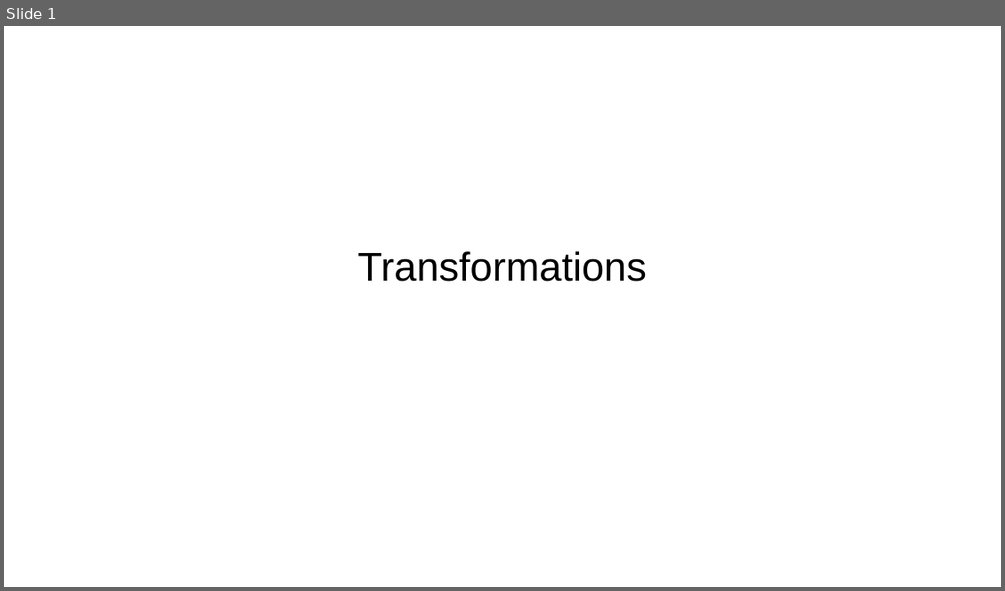
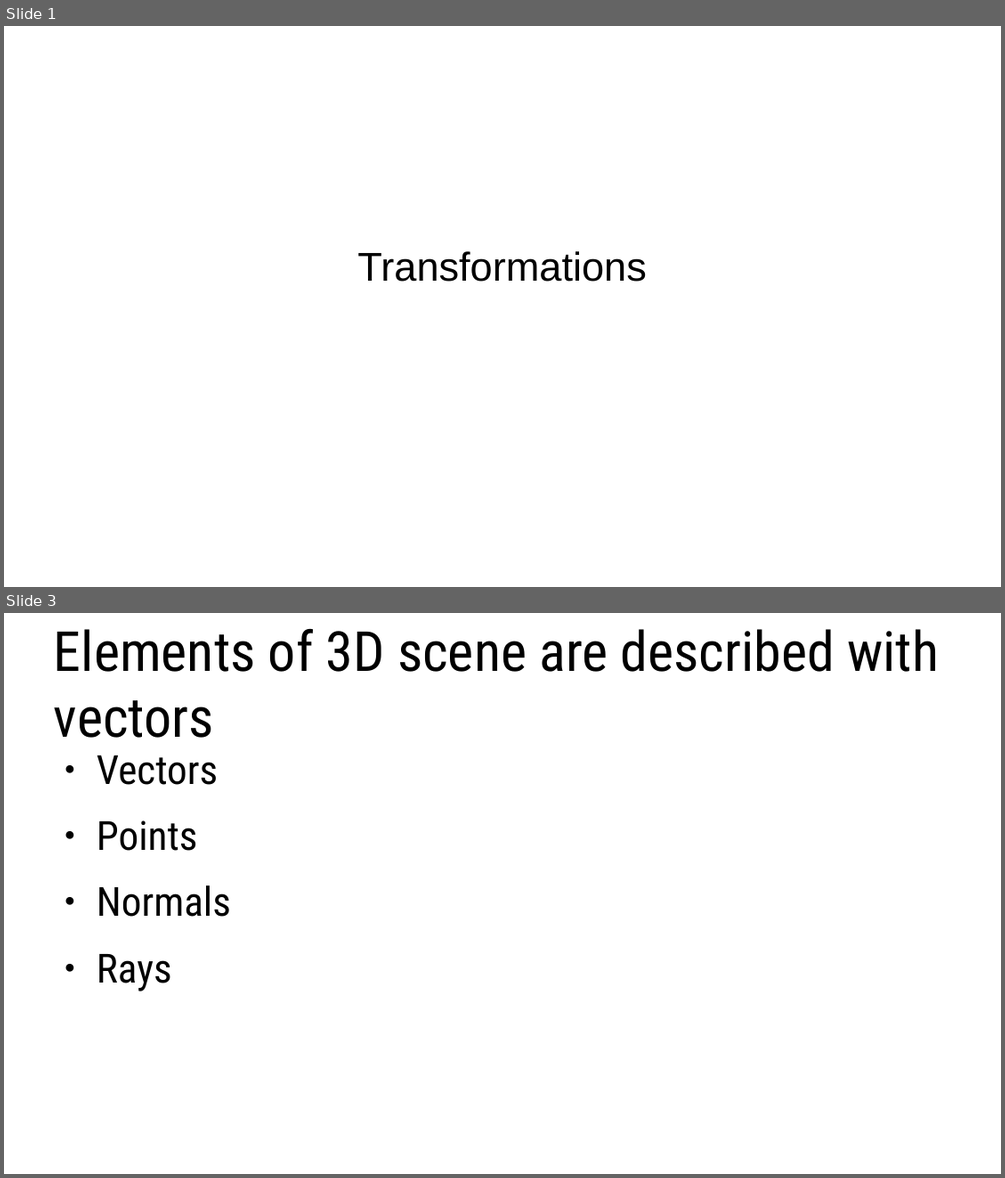
Before and after one commit to lorentzo/IntroductionToComputerGraphics, a slide deck: lectures/3_foundations_3d_scene/3_5_transformations.odp. Shown one above the other, each under a label of ours: slide 1 before the commit, slides 1 and 3 after it; the slides between them are not shown. The pictures are 1005x591 and 1005x1178 pixels, drawn with LibreOffice and Linux fonts; fonts in the diff are those of the drawing. Boxes give left, top, right and bottom in pixels: in the first picture for what was removed or moved away, otherwise in the second. Text is boxed around its words. In the diff, an @@ line names an element or a change of style, - is before the commit and + after.

```diff
--- a/lectures/3_foundations_3d_scene/3_5_transformations.odp
+++ b/lectures/3_foundations_3d_scene/3_5_transformations.odp
@@ slide 3 added at (4,613,1001,1174), background #FFFFFF @@
@@ title added at (54,629,938,738), 44 pt, text #000000 @@
+Elements of 3D scene are described with vectors
@@ text added at (97,755,231,991), 32 pt, text #000000 @@
+● Vectors
+● Points
+● Normals
+● Rays
```
Also in this commit, not shown: 1 slide changed, 9 other slides added, 2 other files.
